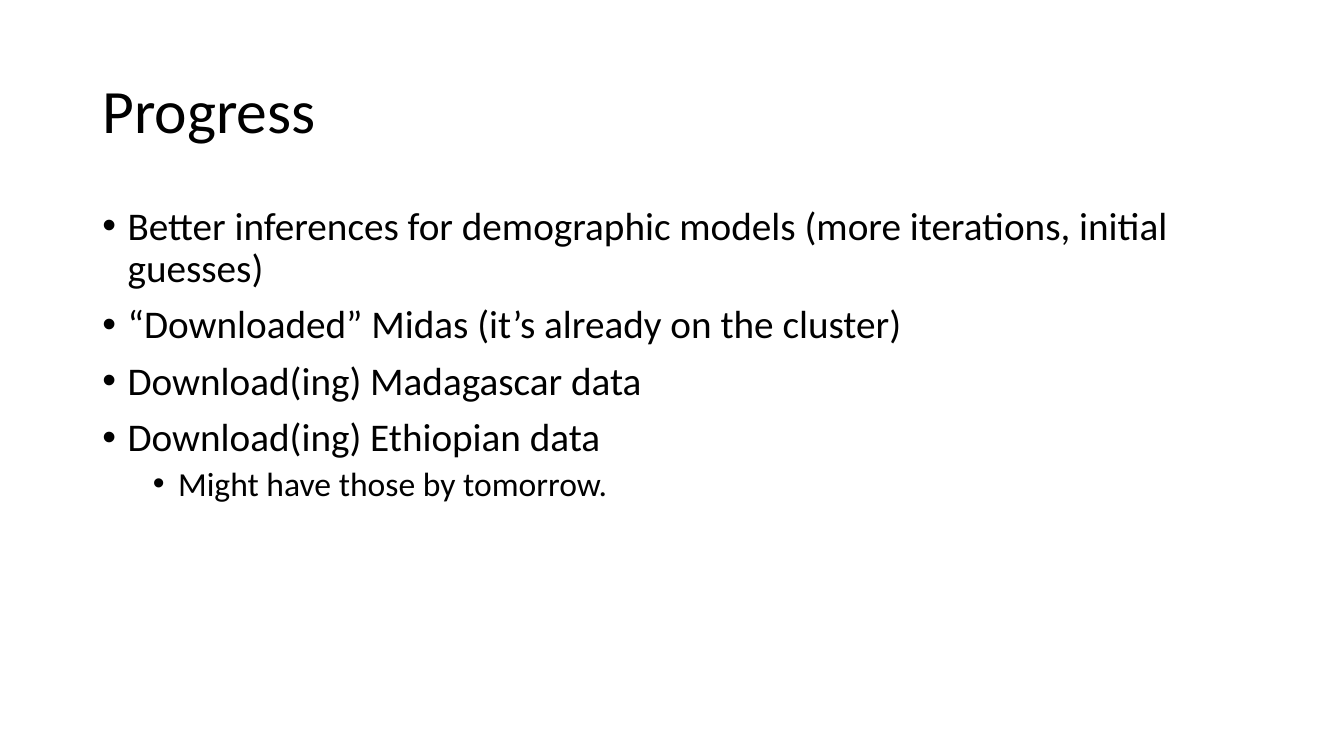
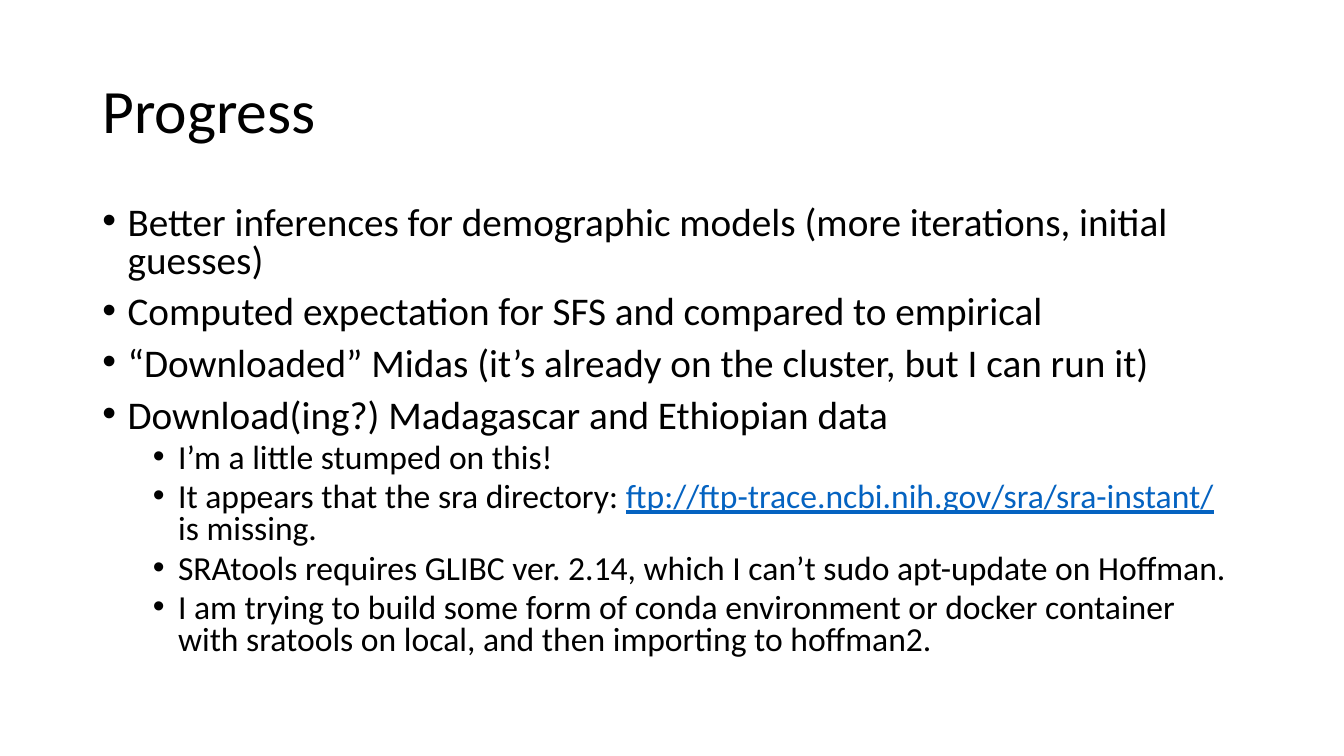
Before and after one commit to jon-mah/demo_for_ccgb, a slide deck: slide 5 of Summary/20210125_demo_for_ccgb_rotation_update.pptx. Drawn at 1344x756 pixels with LibreOffice and Linux fonts; fonts in the diff are those of the drawing. Boxes give left, top, right and bottom in pixels: in the first picture for what was removed or moved away, otherwise in the second. Text is boxed around its words. In the diff, an @@ line names an element or a change of style, - is before the commit and + after.

```diff
--- a/Summary/20210125_demo_for_ccgb_rotation_update.pptx
+++ b/Summary/20210125_demo_for_ccgb_rotation_update.pptx
@@ text at [128,207,1167,281]: line spacing 0.9 to 0.8 @@
@@ text at [128,297,1225,657]: text changed; size 28 to 24 pt @@
-• “Downloaded” Midas (it’s already on the cluster)
-• Download(ing) Madagascar data
-• Download(ing) Ethiopian data
-  • Might have those by tomorrow.
+• Computed expectation for SFS and compared to empirical
+• “Downloaded” Midas (it’s already on the cluster, but I can run it)
+• Download(ing?) Madagascar and Ethiopian data
+  • I’m a little stumped on this!
+  • It appears that the sra directory: ftp://ftp-trace.ncbi.nih.gov/sra/sra-instant/ is missing.
+  • SRAtools requires GLIBC ver. 2.14, which I can’t sudo apt-update on Hoffman.
+  • I am trying to build some form of conda environment or docker container with sratools on local, and then importing to hoffman2.
```
Also in this commit, not shown: 4 other slides changed, 5 slides added, 7 other files.
